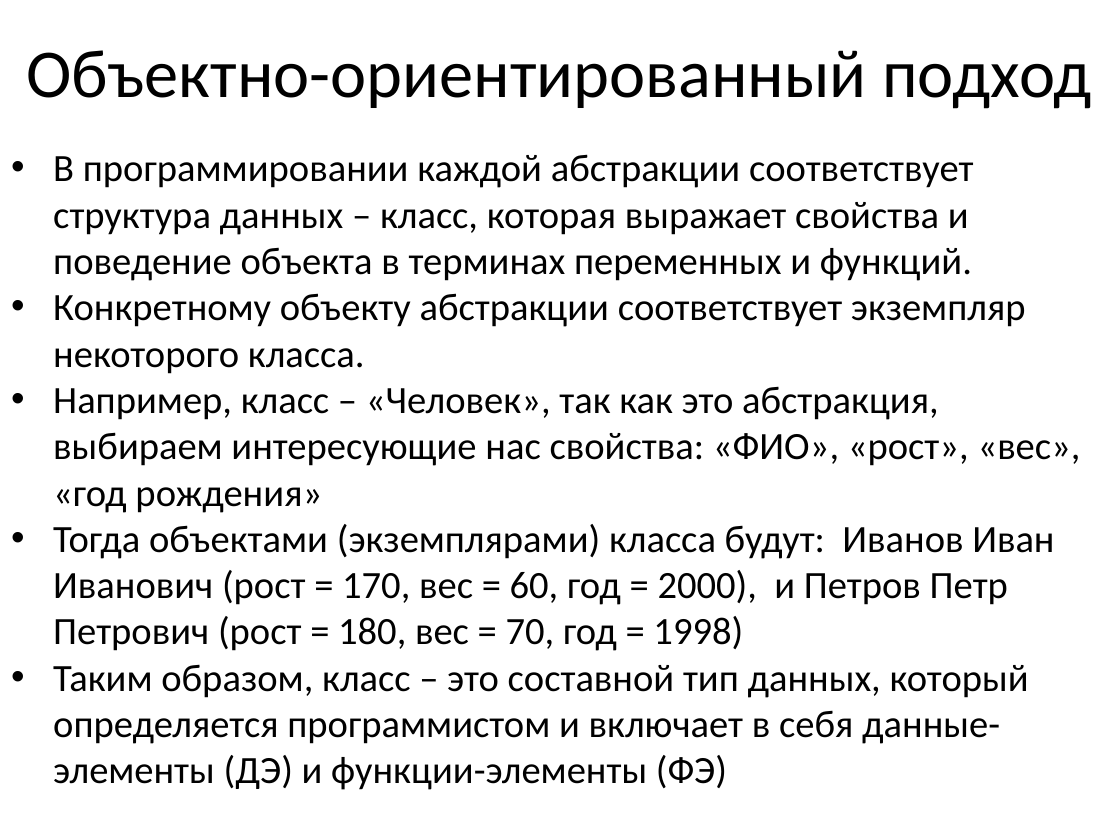
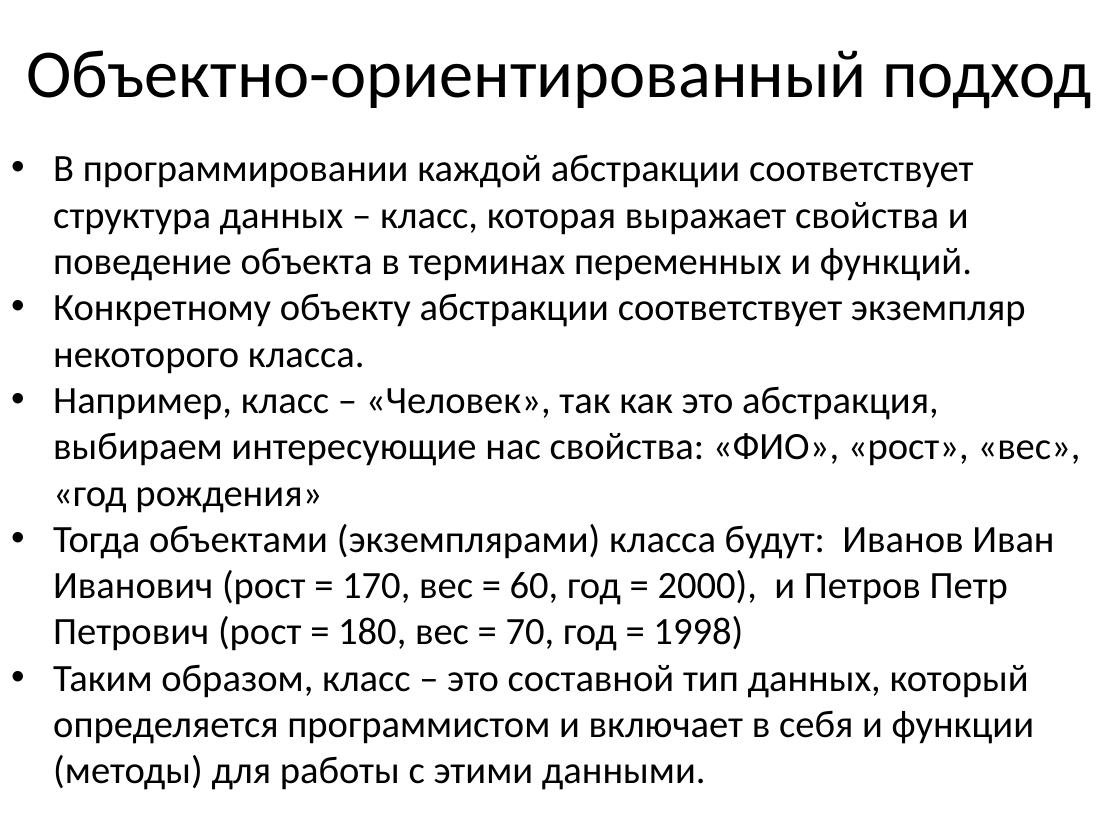
Before and after one commit to blockin90/lec_prog, a slide deck: slide 12 of Лекция 1 - ООП, модификатор доступа.pptx (slide 14 before the commit). Drawn at 1120x840 pixels with LibreOffice and Linux fonts; fonts in the diff are those of the drawing. Boxes give left, top, right and bottom in pixels: in the first picture for what was removed or moved away, otherwise in the second. Text is boxed around its words. In the diff, an @@ line names an element or a change of style, - is before the commit and + after.

```diff
--- a/Лекция 1 - ООП, модификатор доступа.pptx
+++ b/Лекция 1 - ООП, модификатор доступа.pptx
@@ text at box(53, 664, 1034, 790): text changed @@
-• Таким образом, класс – это составной тип данных, который определяется программистом и включает в себя данные-элементы (ДЭ) и функции-элементы (ФЭ)
+• Таким образом, класс – это составной тип данных, который определяется программистом и включает в себя и функции (методы) для работы с этими данными.
```
Also in this commit, not shown: 7 other slides changed, 7 slides added, 3 slides removed, 3 other files.
